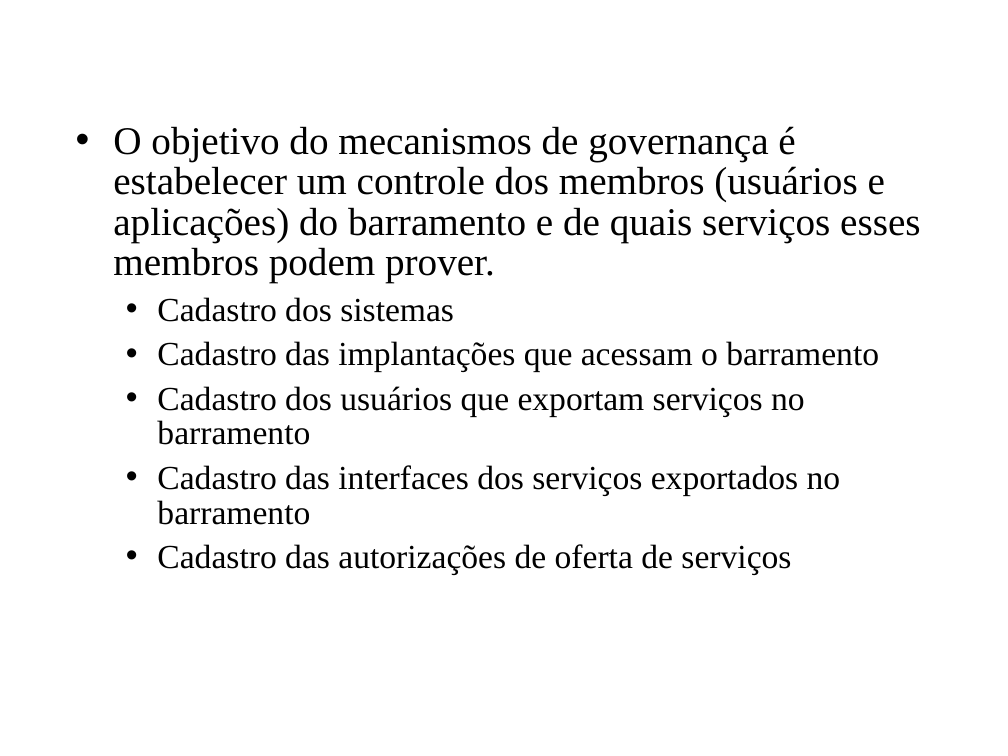
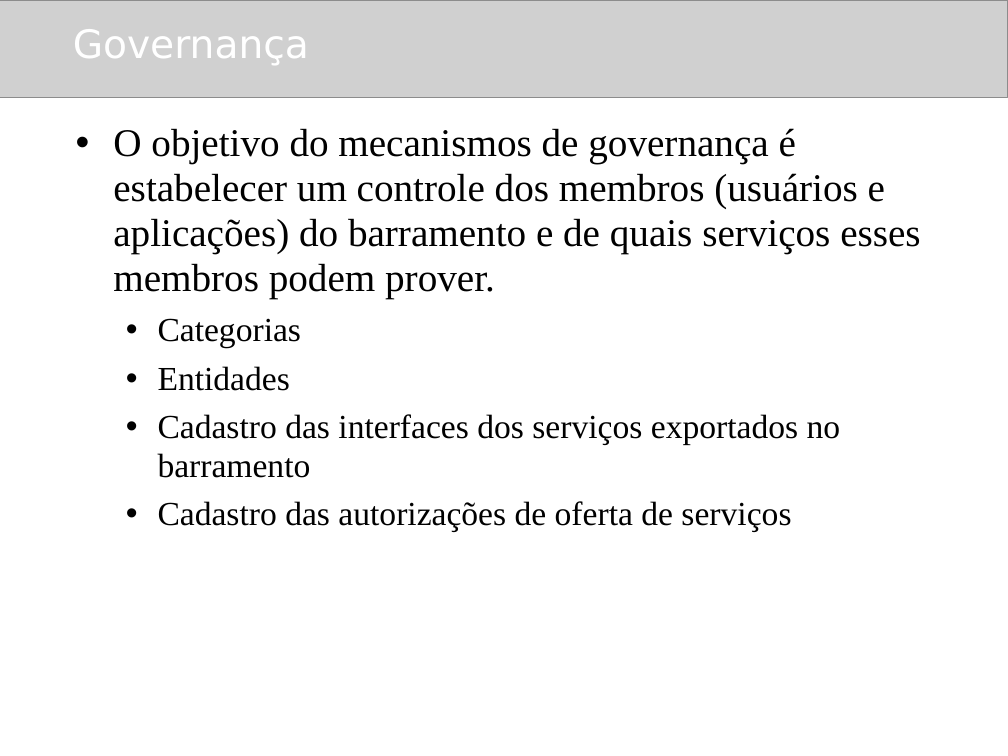
Before and after one commit to amadeubarbosa/openbus-core, a slide deck: slide 16 of docs/cursos/developer/2.OpenBus.ppt. Drawn at 1008x756 pixels with LibreOffice and Linux fonts; fonts in the diff are those of the drawing; grey boxes stand for pictures; background and template pictures are left out. Boxes give left, top, right and bottom in pixels: in the first picture for what was removed or moved away, otherwise in the second. Text is boxed around its words. In the diff, an @@ line names an element or a change of style, - is before the commit and + after.

```diff
--- a/docs/cursos/developer/2.OpenBus.ppt
+++ b/docs/cursos/developer/2.OpenBus.ppt
@@ picture added at [0,0,1008,98] @@
@@ title "Governança" at [73,29,309,65]: bold off @@
@@ text at [113,128,920,532]: line spacing 0.86 to 0.96 @@
@@ text at [158,318,302,391]: text changed @@
-  • Cadastro dos sistemas
-  • Cadastro das implantações que acessam o barramento
-  • Cadastro dos usuários que exportam serviços no barramento
+  • Categorias
+  • Entidades
```
Also in this commit, not shown: 18 other slides changed, 1 slide added, 1 slide removed, 1 other file.
